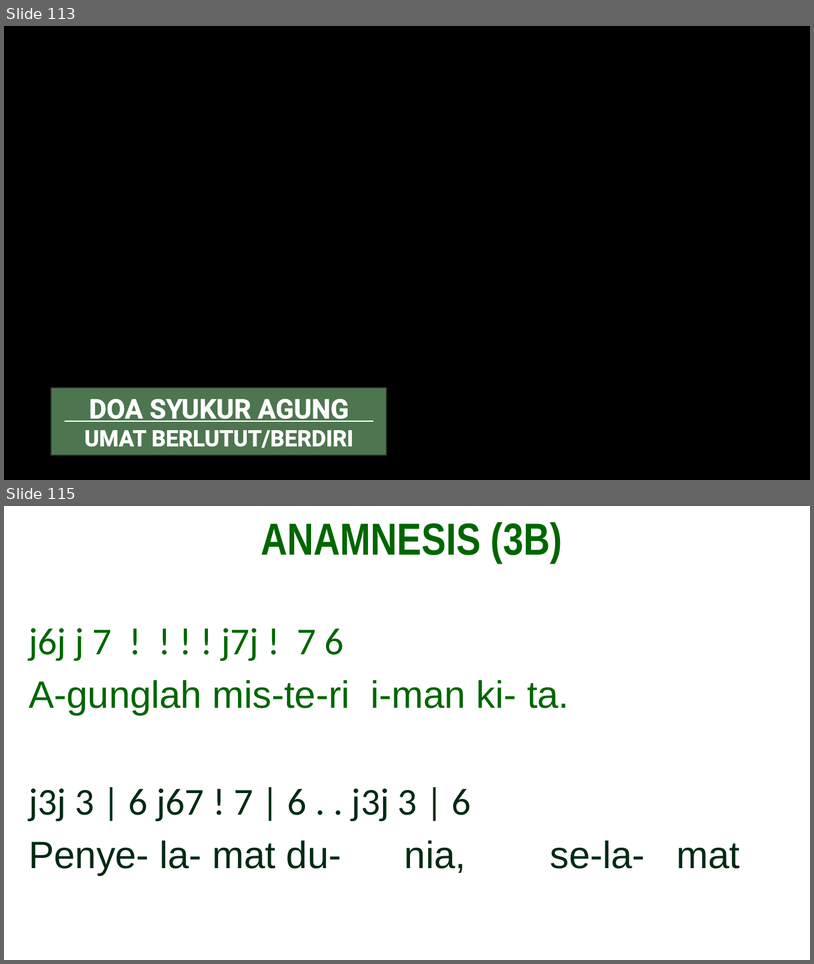
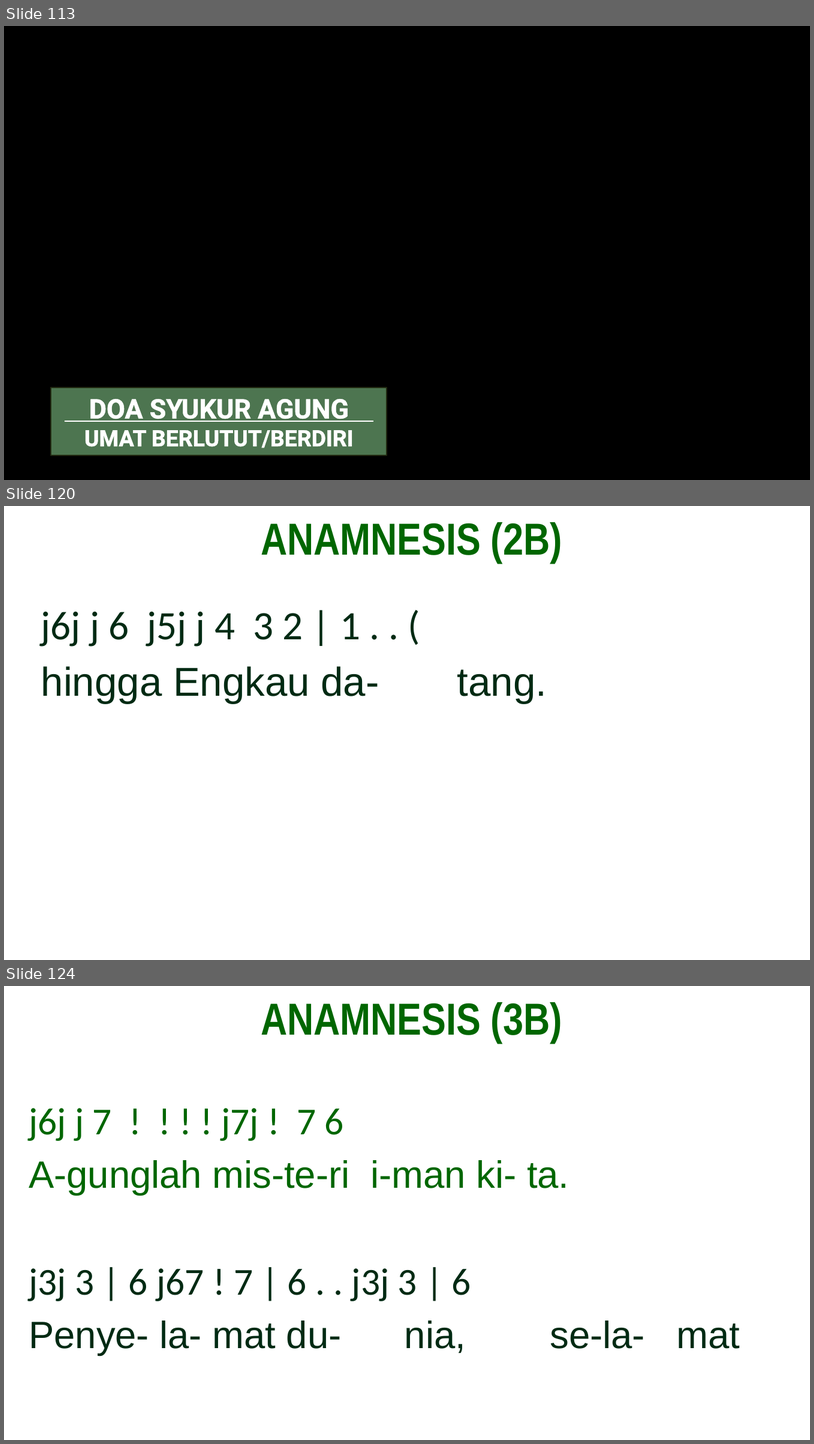
Before and after one commit to JasonEvan/Mikael-PPT-Maker, a slide deck: app/template/Template_PPT_OBS_Hijau.pptx. Shown one above the other, each under a label of ours: slides 113 and 115 before the commit, slides 113, 120 and 124 after it; the slides between them are not shown. The pictures are 814x964 and 814x1444 pixels, drawn with LibreOffice and Linux fonts; fonts in the diff are those of the drawing; background and template pictures are left out. Boxes give left, top, right and bottom in pixels: in the first picture for what was removed or moved away, otherwise in the second. Text is boxed around its words. In the diff, an @@ line names an element or a change of style, - is before the commit and + after.

Commit message:
feat: add anamnesis that dynamically chosen based on docx on OBS template

```diff
--- a/app/template/Template_PPT_OBS_Hijau.pptx
+++ b/app/template/Template_PPT_OBS_Hijau.pptx
@@ slide 120 added at (4,506,810,960), background picture (left out) @@
@@ text added at (261,522,563,562), 40 pt, text #006600, bold @@
+ANAMNESIS (2B)
@@ text added at (41,611,547,703), 36 pt, text #002A13 @@
+j6j j 6 j5j j 4 3 2 | 1 . . (
+hingga Engkau da- tang.
@@ what was slide 115 is now slide 124 @@
```
Also in this commit, not shown: 8 other slides added, 5 other files.
